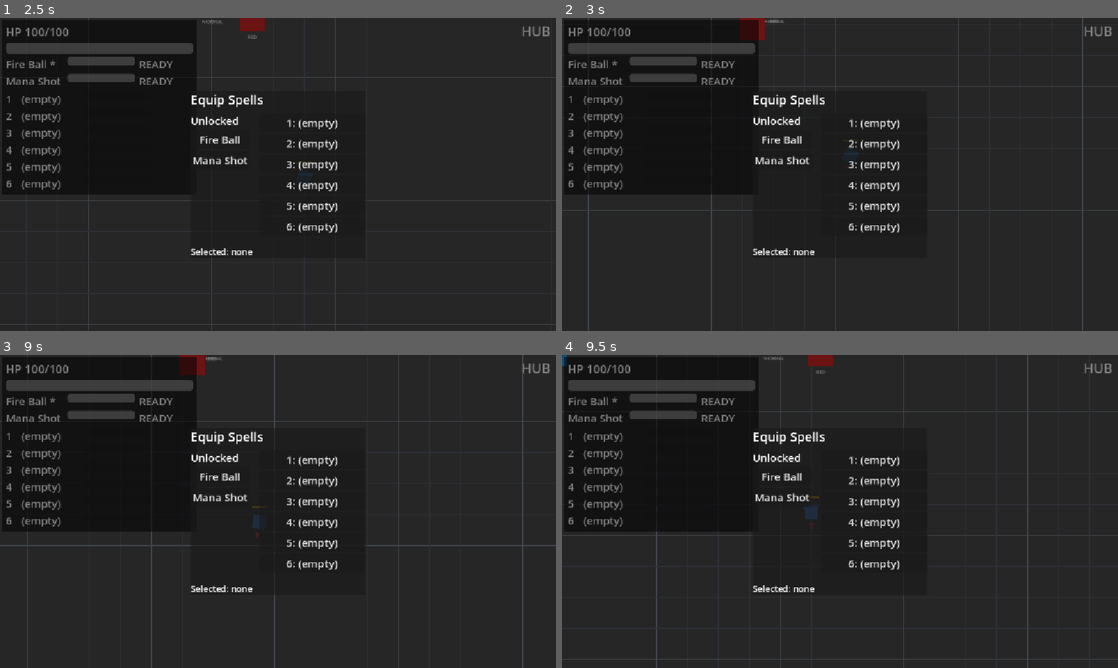
Above: before the commit, frames 1-4 (two rows, left to right).
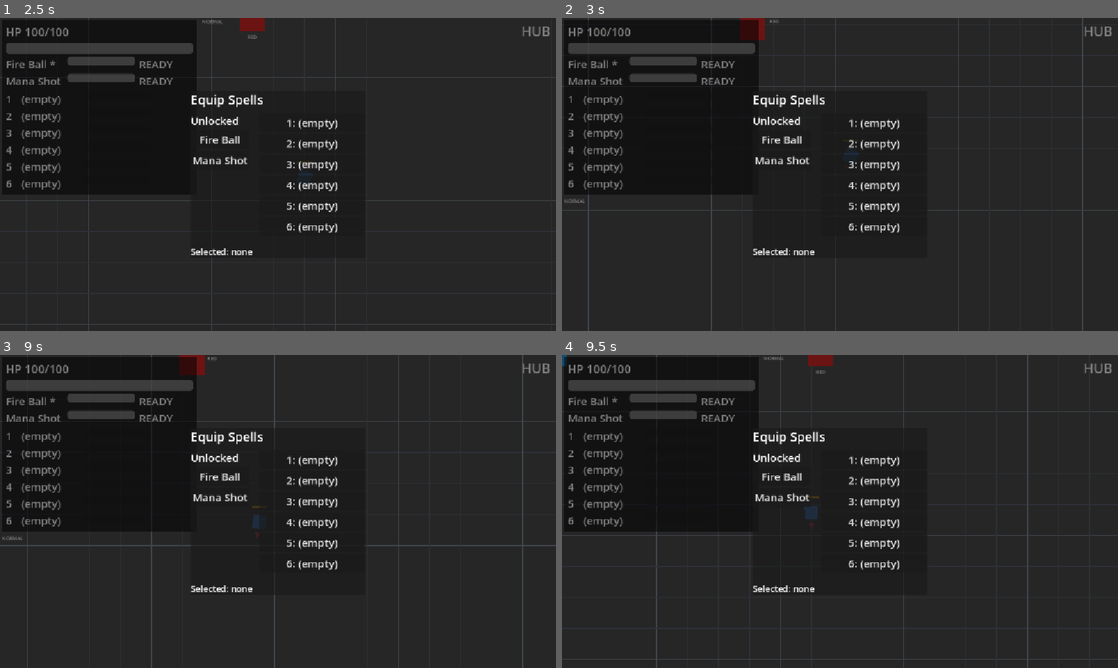
Above: after the commit, the same moments.

Repository: BestestGameStudio/gangU
Game: Godot game, scene res://scenes/main.tscn
Two runs of this game, one before a commit and one after it. Both use one fixed random seed, a clock stepped at 60 frames per second and the inputs below.
Inputs (mouse positions are in pixels of both pictures, inside the frame that each line leads up to):
- Up to frame 1 (2.5 s): tap Enter at 0.5 s; move the mouse to (400, 158) at 0.52 s; hold D (move_right) 0.53-1.28 s; hold Space (cast) 0.53-1.28 s; move the mouse to (166, 190) at 1.27 s; hold S (move_down) 1.28-2.03 s; tap Tab (equip_panel) at 1.35 s; move the mouse to (333, 105) at 2.02 s; hold D (move_right) from 2.03 s (still down); tap 1 at 2.1 s
- Up to frame 2 (3 s): move the mouse to (812, 237) at 2.77 s; release D (move_right) at 2.78 s; hold W (move_up) from 2.78 s (still down); tap Enter at 2.85 s
- Up to frame 3 (9 s): move the mouse to (444, 558) at 3.52 s; release W (move_up) at 3.53 s; hold Space (cast) 3.53-4.28 s; hold A (move_left) 3.53-5.03 s; move the mouse to (111, 464) at 4.27 s; tap Tab (equip_panel) at 4.35, 7.35 s; move the mouse to (305, 511) at 5.02 s; hold S (move_down) 5.03-5.78 s; tap 1 at 5.1, 8.1 s; move the mouse to (194, 433) at 5.77 s; hold D (move_right) 5.78-6.53 s; tap Enter at 5.85, 8.85 s; move the mouse to (400, 495) at 6.52 s; hold W (move_up) 6.53-7.28 s; hold Space (cast) 6.53-7.28 s; move the mouse to (166, 527) at 7.27 s; hold D (move_right) 7.28-8.03 s; move the mouse to (333, 442) at 8.02 s; hold S (move_down) 8.03-8.78 s; move the mouse to (250, 574) at 8.77 s; hold A (move_left) from 8.78 s (still down)
- Up to frame 4 (9.5 s): keep holding A (move_left)

Frame 1 is identical in both runs. In frame 2, less than 0.1% of the frame differs, in the area x 0-40%, y 0-60%; in frame 3, less than 0.1%; in frame 4, nothing differs.

Commit message:
[P5] Escaped gate label clears other gates' projected bodies (#86)
Squash merge of PR 86, exact head f9265f5901a83b7bc38bf81755d63a2c5a88f164. Sole independent review + approval by instinct-projects; CI 42414246314 success; harness fail-when-broken on old base + mutation; physical browser proof of the actual live clipping band on the exact CI artifact. #84 progress tracked in the issue.

Diff:
--- a/scripts/gate.gd
+++ b/scripts/gate.gd
@@ -60,6 +60,18 @@
 	var hud := get_tree().root.find_child("HUD", true, false)
 	if hud != null and hud.has_method("reserved_rect"):
 		reserved = hud.reserved_rect()
+	# #84: an escaped label must also keep clear of OTHER gates' projected
+	# body rects (live residual: NORMAL's plate-edge escape clipped by RED's
+	# sprite). Read each live gate's actual body ColorRect, no hardcoded size.
+	var other_gate_rects: Array[Rect2] = []
+	for g in get_tree().get_nodes_in_group("gates"):
+		if g == self or not (g is Gate):
+			continue
+		var body: ColorRect = (g as Gate).get_node_or_null("ColorRect")
+		if body == null:
+			continue
+		var btl: Vector2 = canvas * ((g as Gate).global_position + body.position)
+		other_gate_rects.append(Rect2(btl, body.size * body.scale))
 	# Candidate top-left positions in preference order: centered on the gate
 	# (original), below the gate, right of the gate.
 	var candidates := [
@@ -74,7 +86,7 @@
 		var r := Rect2(tl, label_size)
 		var inside := r.position.x >= 0.0 and r.position.y >= 0.0 and r.end.x <= view_size.x and r.end.y <= view_size.y
 		var clear := reserved.get_area() <= 0.0 or not r.intersects(reserved)
-		if inside and clear:
+		if inside and clear and _clear_of_gates(r, other_gate_rects):
 			chosen = tl
 			found = true
 			break
@@ -88,17 +100,28 @@
 			Vector2(reserved.end.x + LABEL_GAP, gate_screen.y - label_size.y / 2.0),
 			Vector2(gate_screen.x - label_size.x / 2.0, reserved.end.y + LABEL_GAP),
 		]
+		# Rejection order prefers the plate side AWAY from a neighboring gate:
+		# an edge escape overlapping another gate is refused, so the next edge
+		# (the other side of the plate) wins instead.
 		for tl in edge_candidates:
 			var cl: Vector2 = tl.clamp(Vector2.ZERO, view_size - label_size)
-			if not Rect2(cl, label_size).intersects(reserved):
+			var r := Rect2(cl, label_size)
+			if not r.intersects(reserved) and _clear_of_gates(r, other_gate_rects):
 				chosen = cl
 				found = true
 				break
 	if not found:
-		# Every viewport-fitting placement intersects the plate (reserved zone
-		# plus label larger than the viewport allows). Keep the label below
-		# its own gate, clamped inside the viewport: readable on the plate
-		# backing, still tied to its gate.
+		# Every viewport-fitting placement intersects the plate or a
+		# neighboring gate (reserved zone plus neighbors leave no room). Keep
+		# the label below its own gate, clamped inside the viewport: readable
+		# on the plate backing, still tied to its gate.
 		chosen = candidates[1].clamp(Vector2.ZERO, view_size - label_size)
 	var world_tl: Vector2 = canvas.affine_inverse() * chosen
 	_type_label.position = world_tl - global_position
+
+## #84: true when r intersects no other gate's projected body rect.
+func _clear_of_gates(r: Rect2, other_gate_rects: Array[Rect2]) -> bool:
+	for ogr in other_gate_rects:
+		if r.intersects(ogr):
+			return false
+	return true
--- a/scripts/test50b_gate_label_visible.gd
+++ b/scripts/test50b_gate_label_visible.gd
@@ -135,11 +135,52 @@
 			_check(not rn.intersects(rr), "GateNormal label clear of plate after camera sweep")
 			_check(_inside_viewport(rn), "GateNormal label inside viewport after camera sweep")
 			_check(_tied(rn, gn), "GateNormal label tied to own gate after camera sweep")
+			_stage = 5
+		5: # #84: an escaped label must clear the OTHER gate's projected body
+			# Widen the plate with real long HUD content, then place the player
+			# (computed from the LIVE plate rect, not hardcoded) so NORMAL sits
+			# behind the plate with RED's body exactly in the right-edge escape
+			# path - the LIVE residual pair from the #84 frames.
+			if not _84_setup:
+				hud.get_node("Root/HPLabel").text = "HP 100/100 VERYLONGTAIL xxxxxxxxxxxxxxxxxxxxxxxxxxxxxxxxxxxxxxxxxxxxxxxxxxx"
+				_84_setup = true
+				return false # let the plate rebuild first
+			if _84_aimed == false:
+				var rr2: Rect2 = hud.reserved_rect()
+				var gn2: Gate = main.current_area.get_node("GateNormal")
+				var view2: Vector2 = root.get_visible_rect().size
+				# Gate target: behind the plate, in the x-band where the
+				# plate-right-edge escape lands exactly on RED's body
+				# (RED sits a fixed 552 world px right of NORMAL).
+				var target_gs := Vector2(rr2.end.x - 520.0, rr2.end.y - 100.0) # deep enough that below-adjacent stays inside the plate, forcing the escape
+				main.get_node("Player").global_position = gn2.global_position - target_gs + view2 / 2.0
+				_cam_stable = 0
+				_cam_last = Vector2.INF
+				_84_aimed = true
+				return false
+			if not _cam_settled():
+				return false
+			var rr3: Rect2 = hud.reserved_rect()
+			var gn3: Gate = main.current_area.get_node("GateNormal")
+			var gr3: Gate = main.current_area.get_node("GateRed")
+			var canvas3 := root.get_canvas_transform()
+			var rn3 := _label_screen_rect(gn3)
+			var red_body: ColorRect = gr3.get_node("ColorRect")
+			var rb3 := Rect2(canvas3 * (gr3.global_position + red_body.position), red_body.size)
+			print("[50b] #84: plate=", rr3, " gateN_screen=", canvas3 * gn3.global_position, " labelN=", rn3, " RED_body=", rb3)
+			_check(not rn3.intersects(rb3), "#84 escaped GateNormal label clear of RED gate body (swept)")
+			_check(_inside_viewport(rn3), "#84 escaped GateNormal label inside viewport")
+			_check(_tied(rn3, gn3), "#84 escaped GateNormal label tied to own gate (row/column)")
+			hud.get_node("Root/HPLabel").text = "HP 100/100"
+			_stage = 6
+			return false
+		6: # portrait viewport rebuild
 			root.content_scale_size = Vector2i(800, 1000) # logical portrait, host-independent
 			_cam_stable = 0
 			_cam_last = Vector2.INF
-			_stage = 5
-		5: # portrait viewport rebuild
+			_stage = 61
+			return false
+		61:
 			if not _cam_settled():
 				return false
 			var rr: Rect2 = hud.reserved_rect()
@@ -152,16 +193,16 @@
 			var rn := _label_screen_rect(gn)
 			_check(_inside_viewport(rn), "GateNormal label inside viewport (portrait)")
 			root.content_scale_size = Vector2i(1152, 648)
-			_stage = 6
-		6: # objective growth via the REAL gate-entry path
+			_stage = 7
+		7: # objective growth via the REAL gate-entry path
 			if _entered:
 				return false
 			hub_plate_h = hud.reserved_rect().size.y
 			var g: Gate = main.current_area.get_node("GateNormal")
 			g._on_body_entered(main.get_node("Player"))
 			_entered = true
-			_stage = 7
-		7: # condition wait: objective discovered + label visible (no frame budget)
+			_stage = 8
+		8: # condition wait: objective discovered + label visible (no frame budget)
 			if main.current_area.name == "DungeonA" and not _check_done_objective:
 				var lbl: Label = hud.get_node("Root/ObjectiveLabel")
 				if lbl.visible:
@@ -182,8 +223,8 @@
 					_check(plate_h > hub_plate_h, "plate grew with objective row in DungeonA (%.0f -> %.0f)" % [hub_plate_h, plate_h])
 					var portal = main.current_area.get_node_or_null("ExitPortal")
 					_check(portal != null, "exit portal mounted (regression)")
-					_stage = 8
-		8:
+					_stage = 9
+		9:
 			print("[50b] ", "PASS" if failures == 0 else "FAIL (%d)" % failures)
 			quit(0 if failures == 0 else 1)
 			_stage = 9
@@ -192,3 +233,6 @@
 var _check_done_objective := false
 var _plate_wait := 0
 var _stable_plate := 0.0
+
+var _84_setup := false
+var _84_aimed := false
